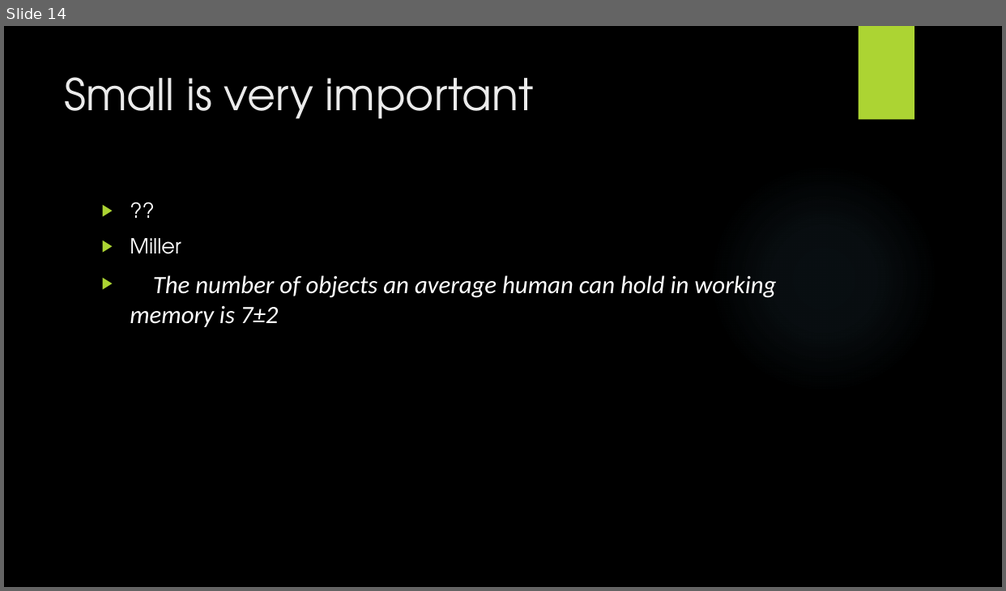
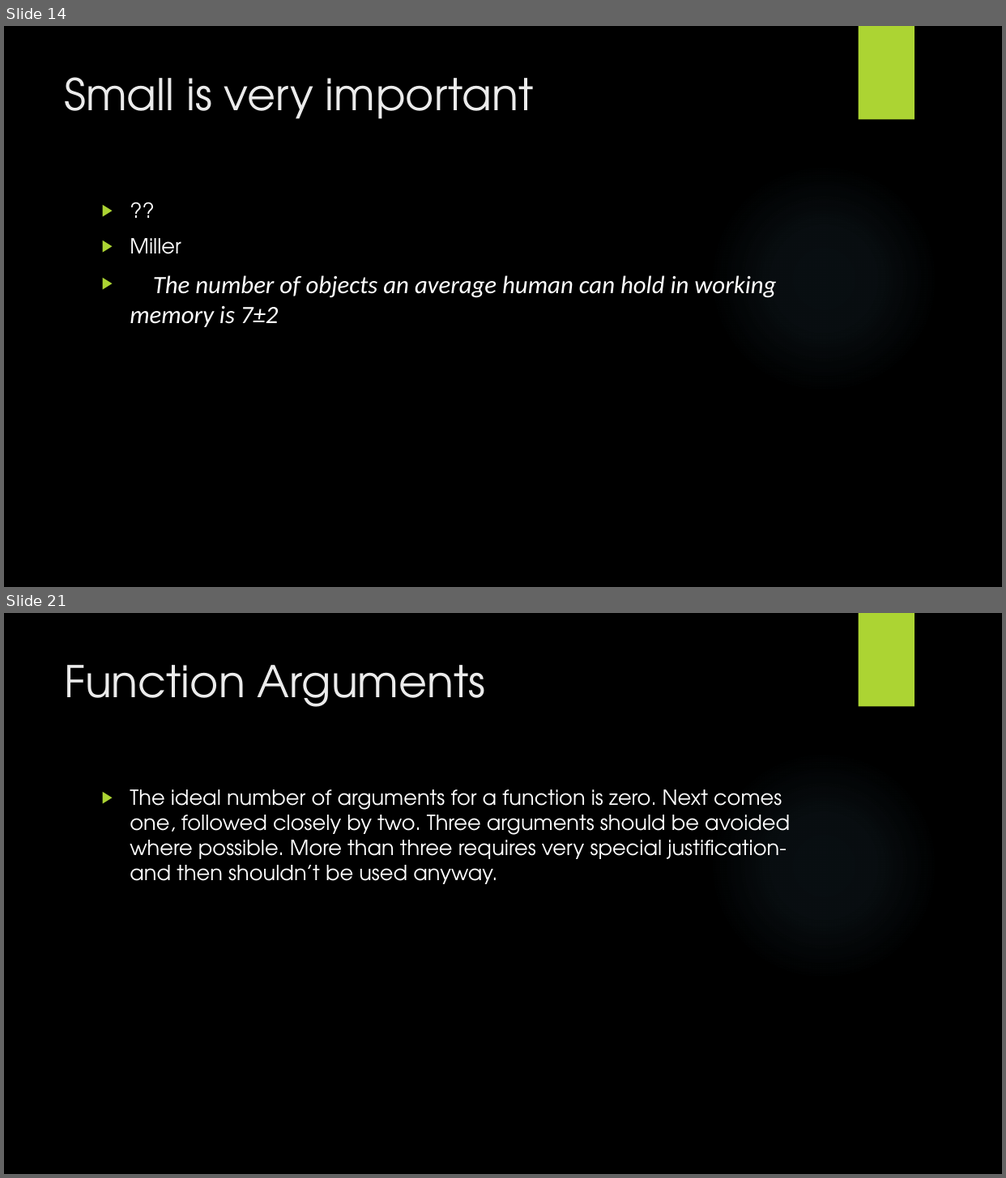
Before and after one commit to wanglifeng/PPT, a slide deck: Clean Code.pptx. Shown one above the other, each under a label of ours: slide 14 before the commit, slides 14 and 21 after it; the slides between them are not shown. The pictures are 1006x591 and 1006x1178 pixels, drawn with LibreOffice and Linux fonts; fonts in the diff are those of the drawing; background and template pictures are left out. Boxes give left, top, right and bottom in pixels: in the first picture for what was removed or moved away, otherwise in the second. Text is boxed around its words. In the diff, an @@ line names an element or a change of style, - is before the commit and + after.

```diff
--- a/Clean Code.pptx
+++ b/Clean Code.pptx
@@ slide 21 added at (4,613,1002,1174), background picture (left out); not listed: 2 template elements that a slide beside it also shows @@
@@ title added at (65,665,486,707), 42 pt, text #EBEBEB @@
+Function Arguments
@@ text added at (130,790,790,884), 20 pt, text #FFFFFF @@
+▶ The ideal number of arguments for a function is zero. Next comes one, followed closely by two. Three arguments should be avoided where possible. More than three requires very special justification-and then shouldn’t be used anyway.
```
Also in this commit, not shown: 4 slides changed, 12 other slides added.
